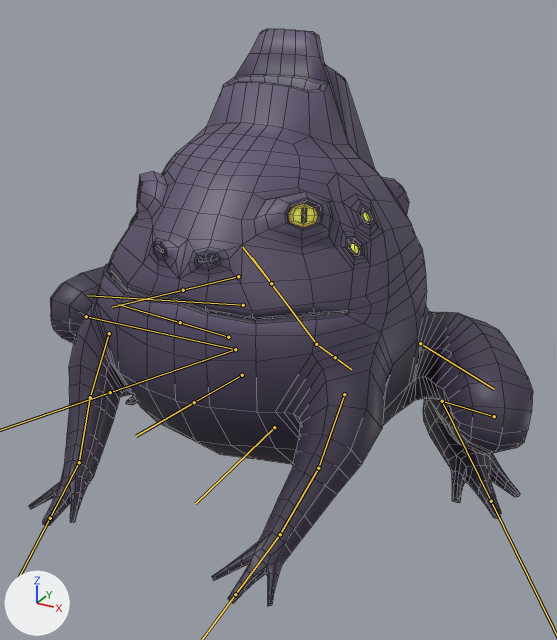
Renders of the FBX model Assets/Model/Boss01/MS_Boss01_Default01.fbx from each side of a commit.
One viewpoint serves both versions: a camera (50 mm lens) standing at (3.14, -5.64, 3.97) and looking at (0.23, -0.34, 1.32). Every picture has the same lights, and +X, +Y and +Z are marked at lower left. Both versions are drawn at the pose saved in each file; the numbers are the values there. The bones that bend it are drawn over the model as lines. Mesh edges are drawn as thin lines.

The first picture shows 'MS_Boss01_Default01'.
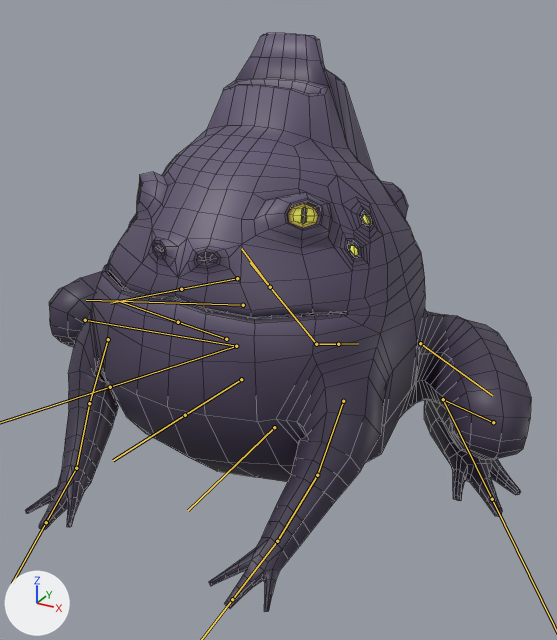
Commit message: [更改] Boss 01模型

Where the change shows, as pixel boxes [x1, y1, x2, y2] in the pictures (557 x 640 px):
```json
{"object": "MS_Boss01_Default01", "change": "posed", "before": [29, 29, 533, 606], "after": [25, 33, 531, 612]}
{"bone": "Hips", "before": "(316, 344) to (335, 357)", "after": "(316, 344) to (338, 344)"}
{"bone": "Thigh.L", "before": "(420, 343) to (494, 389)", "after": "(420, 343) to (492, 395)"}
{"bone": "Toe.L", "before": "(442, 401) to (491, 501)", "after": "(443, 399) to (492, 499)"}
{"bone": "Thigh.R", "before": "(243, 305) to (87, 295)", "after": "(243, 305) to (86, 300)"}
{"bone": "Toe.R", "before": "(235, 349) to (110, 392)", "after": "(236, 346) to (110, 387)"}
{"bone": "Spine.01", "before": "(316, 344) to (252, 257)", "after": "(316, 344) to (250, 262)"}
{"bone": "Bicep.L", "before": "(344, 394) to (318, 468)", "after": "(343, 401) to (317, 475)"}
{"bone": "Foream.L", "before": "(318, 468) to (280, 534)", "after": "(317, 475) to (277, 541)"}
{"bone": "Bicep.R", "before": "(109, 333) to (90, 397)", "after": "(108, 339) to (89, 403)"}
{"bone": "Foream.R", "before": "(90, 397) to (79, 462)", "after": "(89, 403) to (76, 468)"}
{"bone": "Spine.02", "before": "(271, 283) to (242, 247)", "after": "(270, 287) to (241, 248)"}
{"bone": "Throat", "before": "(242, 375) to (194, 402)", "after": "(241, 379) to (185, 415)"}
```

The change, as JSON lines over the scene's bpy script:
```json
{"block": "bone_hips", "where": "bone_hips = bpy.data.objects['Boss_Armature'].pose.bones['Hips']  # child of 'Root'"}
{"op": "set", "path": "bone_hips.rotation_quaternion", "old": "(1.0, 0.0, 0.0, 0.0)", "new": "(0.992, 0.128, 0.0, 0.0)", "note": "degrees (0, 0, 0) -> degrees (15, 0, 0)"}
{"block": "bone_thigh_l", "where": "bone_thigh_l = bpy.data.objects['Boss_Armature'].pose.bones['Thigh.L']  # child of 'Root'"}
{"op": "set", "path": "bone_thigh_l.rotation_quaternion", "old": "(0.998, 0.004, 0.051, -0.02)", "new": "(0.998, 0.019, 0.062, -0.017)", "note": "degrees (0, 6, -2) -> degrees (2, 7, -2)"}
{"block": "bone_toe_l", "where": "bone_toe_l = bpy.data.objects['Boss_Armature'].pose.bones['Toe.L']  # child of 'Calf.L'"}
{"op": "set", "path": "bone_toe_l.rotation_quaternion", "old": "(1.0, 0.0, 0.0, 0.0)", "new": "(1.0, -0.015, -0.01, -0.001)", "note": "degrees (0, 0, 0) -> degrees (-2, -1, 0)"}
{"block": "bone_thigh_r", "where": "bone_thigh_r = bpy.data.objects['Boss_Armature'].pose.bones['Thigh.R']  # child of 'Root'"}
{"op": "set", "path": "bone_thigh_r.rotation_quaternion", "old": "(1.0, 0.0, 0.0, 0.0)", "new": "(0.999, 0.017, -0.041, 0.009)", "note": "degrees (0, 0, 0) -> degrees (2, -5, 1)"}
{"block": "bone_toe_r", "where": "bone_toe_r = bpy.data.objects['Boss_Armature'].pose.bones['Toe.R']  # child of 'Calf.R'"}
{"op": "set", "path": "bone_toe_r.rotation_quaternion", "old": "(1.0, 0.0, 0.0, 0.0)", "new": "(1.0, -0.015, 0.01, 0.001)", "note": "degrees (0, 0, 0) -> degrees (-2, 1, 0)"}
{"block": "bone_spine_01", "where": "bone_spine_01 = bpy.data.objects['Boss_Armature'].pose.bones['Spine.01']"}
{"op": "set", "path": "bone_spine_01.rotation_quaternion", "old": "(1.0, 0.0, 0.0, 0.0)", "new": "(1.0, 0.013, 0.0, 0.0)", "note": "degrees (0, 0, 0) -> degrees (2, 0, 0)"}
{"block": "bone_bicep_l", "where": "bone_bicep_l = bpy.data.objects['Boss_Armature'].pose.bones['Bicep.L']  # child of 'Spine.01'"}
{"op": "set", "path": "bone_bicep_l.rotation_quaternion", "old": "(1.0, 0.0, 0.0, 0.0)", "new": "(1.0, -0.013, 0.001, 0.0)", "note": "degrees (0, 0, 0) -> degrees (-1, 0, 0)"}
{"block": "bone_foream_l", "where": "bone_foream_l = bpy.data.objects['Boss_Armature'].pose.bones['Foream.L']  # child of 'Bicep.L'"}
{"op": "set", "path": "bone_foream_l.rotation_quaternion", "old": "(1.0, 0.0, 0.0, 0.0)", "new": "(1.0, -0.022, 0.006, 0.0)", "note": "degrees (0, 0, 0) -> degrees (-3, 1, 0)"}
{"block": "bone_bicep_r", "where": "bone_bicep_r = bpy.data.objects['Boss_Armature'].pose.bones['Bicep.R']  # child of 'Spine.01'"}
{"op": "set", "path": "bone_bicep_r.rotation_quaternion", "old": "(1.0, 0.0, 0.0, 0.0)", "new": "(1.0, -0.013, -0.001, 0.0)", "note": "degrees (0, 0, 0) -> degrees (-1, 0, 0)"}
{"block": "bone_foream_r", "where": "bone_foream_r = bpy.data.objects['Boss_Armature'].pose.bones['Foream.R']  # child of 'Bicep.R'"}
{"op": "set", "path": "bone_foream_r.rotation_quaternion", "old": "(1.0, 0.0, 0.0, 0.0)", "new": "(1.0, -0.022, -0.006, 0.0)", "note": "degrees (0, 0, 0) -> degrees (-3, -1, 0)"}
{"block": "bone_spine_02", "where": "bone_spine_02 = bpy.data.objects['Boss_Armature'].pose.bones['Spine.02']  # child of 'Spine.01'"}
{"op": "set", "path": "bone_spine_02.rotation_quaternion", "old": "(1.0, 0.0, 0.0, 0.0)", "new": "(1.0, -0.028, 0.0, 0.0)", "note": "degrees (0, 0, 0) -> degrees (-3, 0, 0)"}
{"block": "bone_throat", "where": "bone_throat = bpy.data.objects['Boss_Armature'].pose.bones['Throat']  # child of 'Spine.01'"}
{"op": "set", "path": "bone_throat.scale", "old": "(1.0, 1.0, 1.0)", "new": "(1.17, 1.17, 1.17)"}
```
